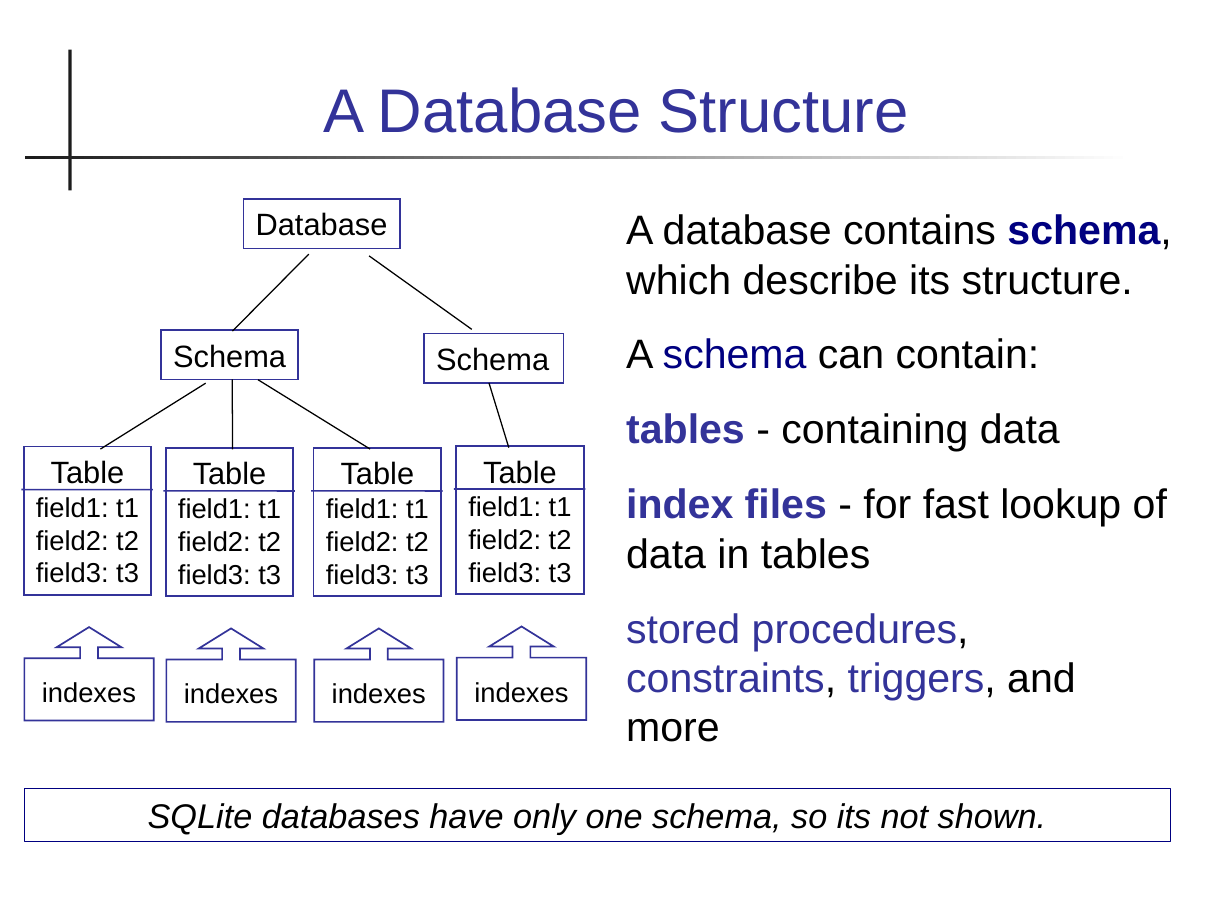
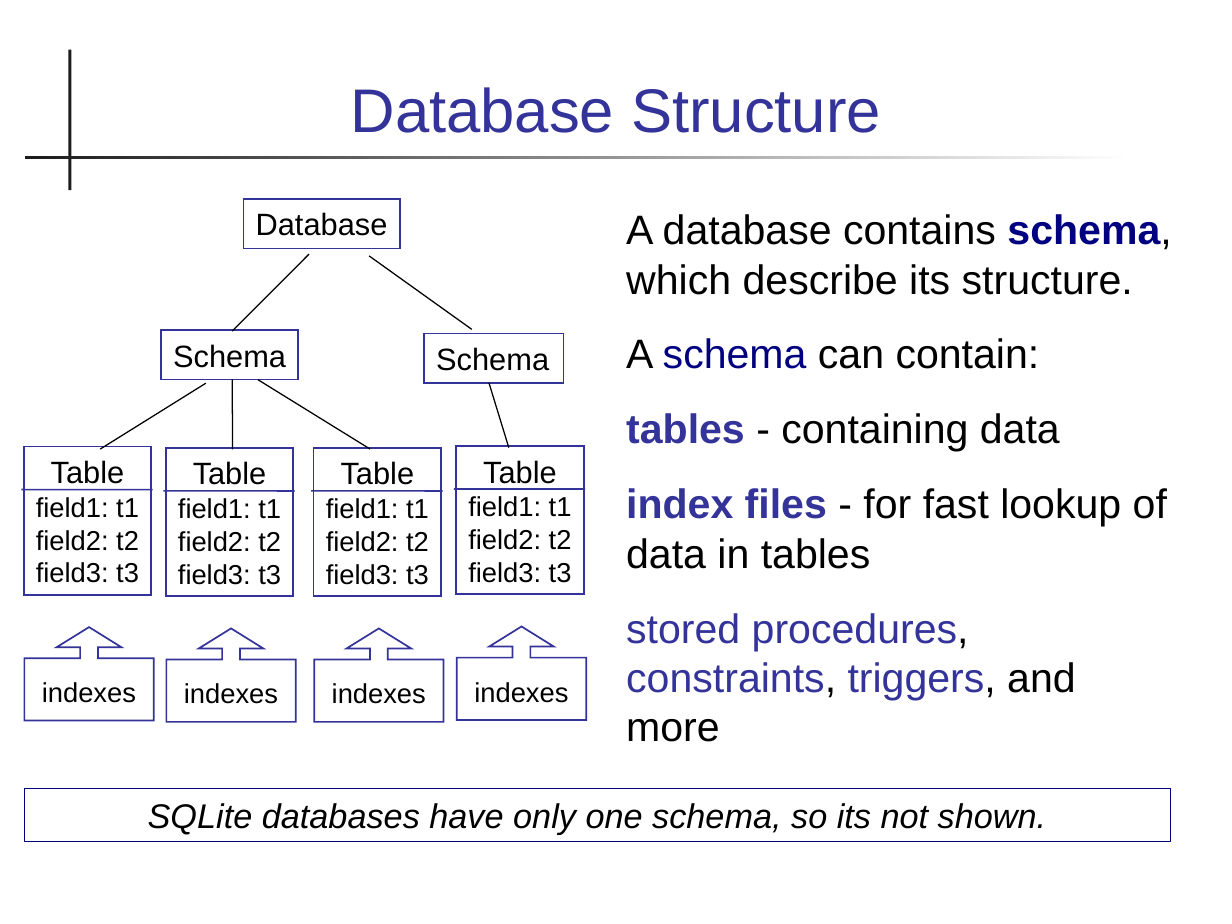
Before and after one commit to cpske/ISP, a slide deck: slide 3 of database/Database-Basics.ppt. Drawn at 1232x924 pixels with LibreOffice and Linux fonts; fonts in the diff are those of the drawing. Boxes give left, top, right and bottom in pixels: in the first picture for what was removed or moved away, otherwise in the second. Text is boxed around its words. In the diff, an @@ line names an element or a change of style, - is before the commit and + after.

Commit message:
slides and exercise for database intro

```diff
--- a/database/Database-Basics.ppt
+++ b/database/Database-Basics.ppt
@@ title at [351,87,881,133]: text changed @@
-A Database Structure
+Database Structure
```
Also in this commit, not shown: 5 other slides changed, 2 slides added, 1 slide removed, 2 other files.
